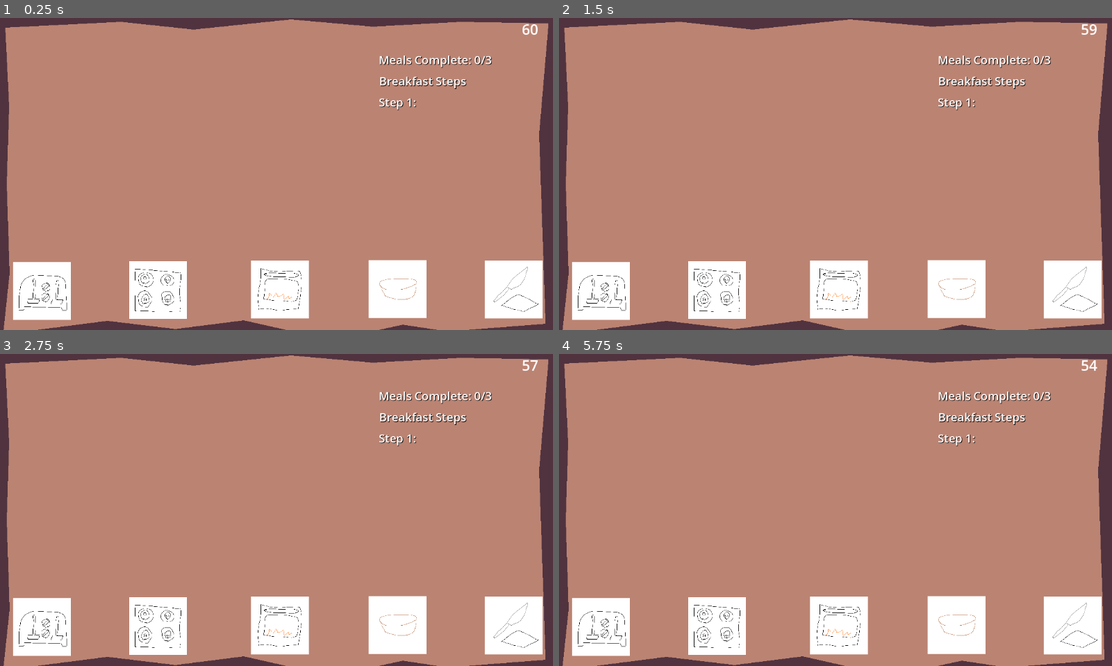
Above: before the commit, frames 1-4 (two rows, left to right).
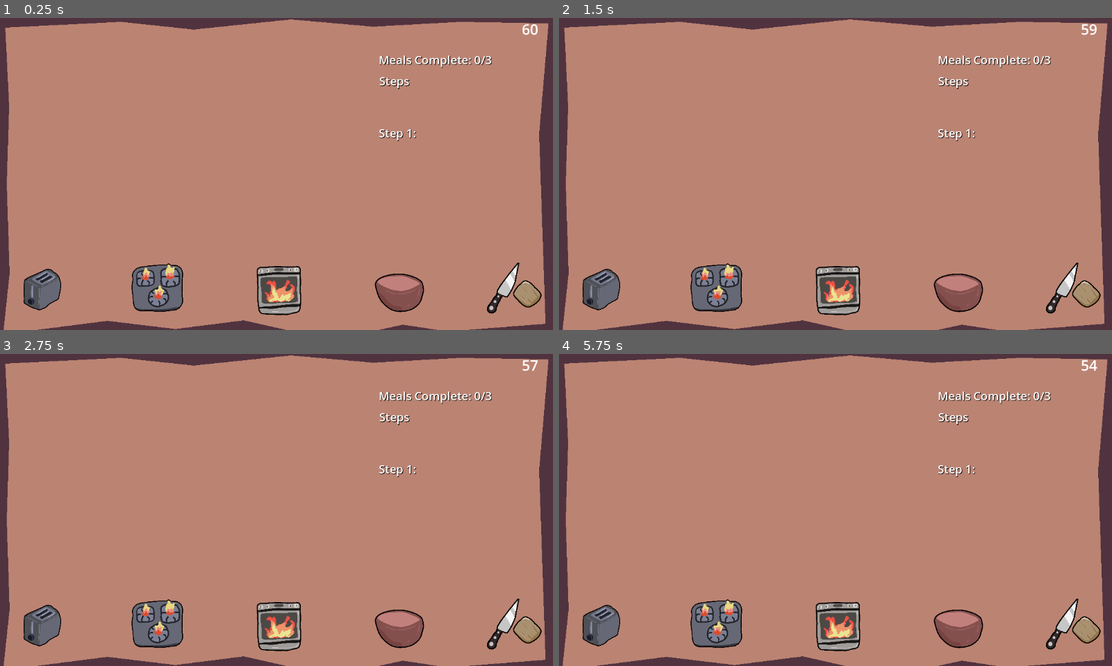
Above: after the commit, the same moments.

Repository: T0mGates/graham-crackers-project2
Game: Godot game, scene res://Scenes/food_prep.tscn
Two runs of this game, one before a commit and one after it. Both use one fixed random seed, a clock stepped at 60 frames per second and the inputs below. This scene is started directly instead of the project's main scene.
Inputs (mouse positions are in pixels of both pictures, inside the frame that each line leads up to):
- Up to frame 1 (0.25 s): no input
- Up to frame 2 (1.5 s): tap Enter at 0.5 s; move the mouse to (957, 158) at 0.52 s; click (957, 158) at 0.67 s; tap Space at 1.25 s; drag from (724, 189) to (807, 236) at 1.27 s
- Up to frame 3 (2.75 s): tap Enter at 2 s; move the mouse to (331, 441) at 2.02 s; click (331, 441) at 2.17 s
- Up to frame 4 (5.75 s): tap Space at 2.75, 4.25 s; drag from (807, 572) to (669, 463) at 2.77 s; tap Enter at 3.5 s; move the mouse to (1001, 556) at 3.52 s; click (1001, 556) at 3.67 s; drag from (669, 463) to (752, 432) at 4.27 s; move the mouse to (863, 510) at 5.02 s; click (863, 510) at 5.17 s

The runs differ from the first frame. In frame 1, 10% of the frame differs, in the area x 2-99%, y 18-97%; in frame 2, 10%; in frame 3, 10%; in frame 4, 10%.
Error before the commit: Invalid access of index '0' on a base object of type: 'Array'. (res://Scenes/food_prep.gd:63)
Error after the commit: Invalid operands 'String' and 'Nil' in operator '+'. (res://Scenes/food_prep.gd:63)

Commit message:
Updated Food Prep Scene

Diff:
--- a/Scenes/food_prep.gd
+++ b/Scenes/food_prep.gd
@@ -2,11 +2,12 @@
 
 # Constants
 const RECIPE_BOOK_PATH: 		String 		= "res://Scenes/recipes.json"
-const BREAKFAST_STR:			String		= "Breakfast Steps"
-const LUNCH_STR:				String		= "Lunch Steps"
-const DINNER_STR:				String		= "Dinner Steps"
+const BREAKFAST_STR:			String		= "Breakfast Steps:\n"
+const LUNCH_STR:				String		= "Lunch Steps:\n"
+const DINNER_STR:				String		= "Dinner Steps:\n"
 const MEALS_STR:				String		= "Meals Complete: "
 const TRY_AGAIN_STR:			String		= "Incorrect step. Try again!"
+const MAX_REDUCTION:			int			= 50
 
 # Timer object and label
 @onready var _timer:			Timer		= $"Timer"
@@ -59,7 +60,7 @@
 	_max_order		  = _curr_recipe.get("ingredients").size()
 
 	# Setting the labels
-	_meal_label.text  = BREAKFAST_STR
+	_meal_label.text  = BREAKFAST_STR + _curr_recipe.get("proper_name")
 	_step_label.text  = _curr_recipe.get("directions")[0]
 
 # Called every frame. 'delta' is the elapsed time since the previous frame.
@@ -82,7 +83,6 @@
 	Globals.dinner    = recipe_book.get(received_recipes[2])
 
 	# Place breakfast ingredients on screen
-	#print(Globals.breakfast.get("ingredients"))
 	for i in range(Globals.breakfast.get("ingredients").size()):
 
 		# Create and instantiate new ingredients node
@@ -90,8 +90,10 @@
 		new_ingredient.name  = "breakfast_%s" % Globals.breakfast.get("ingredients")[i]
 		new_ingredient.set_ing_name(Globals.breakfast.get("ingredients")[i])
 		new_ingredient.set_ing_id(i)
+
+		# Setting the sprite and scale
 		new_ingredient.set_sprite("%s" % Globals.breakfast.get("ingredients")[i])
-		new_ingredient.scale = Vector2(0.15, 0.15)#new_ingredient.scale / new_ingredient.texture.get_size()
+		new_ingredient.scale = Vector2(0.15, 0.15)
 
 		# Generating a random starting position
 		new_ingredient.set_start_pos(random_start_pos())
@@ -108,8 +110,10 @@
 		new_ingredient.name  = "lunch_%s" % Globals.lunch.get("ingredients")[i]
 		new_ingredient.set_ing_name(Globals.lunch.get("ingredients")[i])
 		new_ingredient.set_ing_id(i)
+
+		# Setting the sprite and scale
 		new_ingredient.set_sprite("%s" % Globals.lunch.get("ingredients")[i])
-		new_ingredient.scale = Vector2(0.15, 0.15)#new_ingredient.scale / new_ingredient.texture.get_size()
+		new_ingredient.scale = Vector2(0.15, 0.15)
 
 		# Generating a random starting position
 		new_ingredient.set_start_pos(random_start_pos())
@@ -126,6 +130,8 @@
 		new_ingredient.name  = "dinner_%s" % Globals.dinner.get("ingredients")[i]
 		new_ingredient.set_ing_name(Globals.dinner.get("ingredients")[i])
 		new_ingredient.set_ing_id(i)
+
+		# Setting the sprite and scale
 		new_ingredient.set_sprite("%s" % Globals.dinner.get("ingredients")[i])
 		new_ingredient.scale = Vector2(0.15, 0.15)
 
@@ -202,7 +208,6 @@
 
 			# Incrementing what meal the player is cooking
 			_recipes_complete	   += 1
-			Globals.stat_multiplier = _recipes_complete / 3
 			_reset_list.clear()
 
 			# If all the recipes are completed then finish cooking
@@ -213,13 +218,13 @@
 			match _recipes_complete:
 				1:
 					_curr_recipe	 = Globals.lunch
-					_meal_label.text = LUNCH_STR
+					_meal_label.text = LUNCH_STR + _curr_recipe.get("proper_name")
 				2:
 					_curr_recipe	 = Globals.dinner
-					_meal_label.text = DINNER_STR
+					_meal_label.text = DINNER_STR + _curr_recipe.get("proper_name")
 				_:
 					_curr_recipe	 = Globals.breakfast
-					_meal_label.text = BREAKFAST_STR
+					_meal_label.text = BREAKFAST_STR + _curr_recipe.get("proper_name")
 
 			# Setting the rest of the counter values and labels accordingly
 			_curr_order			 = 0
@@ -268,6 +273,16 @@
 	Globals.lunch_ing_obj.clear()
 	Globals.dinner_ing_obj.clear()
 
+	# Calculating meal completion modifier
+	var completion_penalty = ((float(3) - _recipes_complete) / 3) * MAX_REDUCTION
+	print(_recipes_complete)
+	print(completion_penalty)
+
+	# Applying meal completion modifier
+	Globals.cur_health     = Globals.cur_health - completion_penalty
+	Globals.cur_energy     = Globals.cur_energy - completion_penalty
+	Globals.cur_happiness  = Globals.cur_happiness - completion_penalty
+
 	# Instantiating end scene
 	load("res://Scenes/IntermediaryScene.tscn").instantiate()
 
--- a/Scenes/food_prep.tscn
+++ b/Scenes/food_prep.tscn
@@ -2,15 +2,15 @@
 
 [ext_resource type="Script" uid="uid://dog815jgb8elm" path="res://Scenes/food_prep.gd" id="1_7fvax"]
 [ext_resource type="Script" uid="uid://ttarcykcrck1" path="res://Scenes/toaster.gd" id="2_oqc0h"]
-[ext_resource type="Texture2D" uid="uid://c2jhxwllfqy6p" path="res://Assets/toaster_temp.png" id="3_7lkyw"]
+[ext_resource type="Texture2D" uid="uid://0o7mc8ahwcak" path="res://Assets/toaster.png" id="3_2f0d5"]
 [ext_resource type="Script" uid="uid://4anp30tp8osp" path="res://Scenes/stove.gd" id="4_7lkyw"]
-[ext_resource type="Texture2D" uid="uid://b88ivbl36ppgj" path="res://Assets/stove_temp.png" id="5_lht8r"]
+[ext_resource type="Texture2D" uid="uid://ceqx67iir142t" path="res://Assets/stove.png" id="5_3um7d"]
 [ext_resource type="Script" uid="uid://cv0hanpgt7ge5" path="res://Scenes/oven.gd" id="6_ywgo3"]
-[ext_resource type="Texture2D" uid="uid://cysjt0py7q3yn" path="res://Assets/oven_temp.png" id="7_vnyor"]
+[ext_resource type="Texture2D" uid="uid://dmmed7wjhmpal" path="res://Assets/oven.png" id="7_dwflw"]
 [ext_resource type="Script" uid="uid://dccis7koayty0" path="res://Scenes/bowl.gd" id="8_tb6s8"]
-[ext_resource type="Texture2D" uid="uid://mtwdiq63t217" path="res://Assets/bowl_temp.png" id="9_ogshp"]
+[ext_resource type="Texture2D" uid="uid://2f3id3f4iqw6" path="res://Assets/bowl.png" id="9_3k8ij"]
 [ext_resource type="Script" uid="uid://c8o7dt4i5t6fm" path="res://Scenes/knife.gd" id="9_t2uu6"]
-[ext_resource type="Texture2D" uid="uid://dgdupfdjcnrel" path="res://Assets/knife_temp.png" id="11_2f0d5"]
+[ext_resource type="Texture2D" uid="uid://c1jrmwh1oh8rw" path="res://Assets/knife.png" id="11_gj2eu"]
 [ext_resource type="Script" uid="uid://d2pkas78nhjqd" path="res://Scenes/cook_timer.gd" id="12_2f0d5"]
 
 [sub_resource type="RectangleShape2D" id="RectangleShape2D_lht8r"]
@@ -48,7 +48,7 @@
 metadata/_edit_lock_ = true
 
 [node name="Sprite2D" type="Sprite2D" parent="Toaster"]
-texture = ExtResource("3_7lkyw")
+texture = ExtResource("3_2f0d5")
 metadata/_edit_lock_ = true
 
 [node name="Stove" type="StaticBody2D" parent="." groups=["is_appliance"]]
@@ -61,7 +61,7 @@
 metadata/_edit_lock_ = true
 
 [node name="Sprite2D" type="Sprite2D" parent="Stove"]
-texture = ExtResource("5_lht8r")
+texture = ExtResource("5_3um7d")
 metadata/_edit_lock_ = true
 
 [node name="Oven" type="StaticBody2D" parent="." groups=["is_appliance"]]
@@ -74,7 +74,7 @@
 metadata/_edit_lock_ = true
 
 [node name="Sprite2D" type="Sprite2D" parent="Oven"]
-texture = ExtResource("7_vnyor")
+texture = ExtResource("7_dwflw")
 metadata/_edit_lock_ = true
 
 [node name="Bowl" type="StaticBody2D" parent="." groups=["is_appliance"]]
@@ -87,7 +87,7 @@
 metadata/_edit_lock_ = true
 
 [node name="Sprite2D" type="Sprite2D" parent="Bowl"]
-texture = ExtResource("9_ogshp")
+texture = ExtResource("9_3k8ij")
 metadata/_edit_lock_ = true
 
 [node name="Knife" type="StaticBody2D" parent="." groups=["is_appliance"]]
@@ -100,7 +100,7 @@
 metadata/_edit_lock_ = true
 
 [node name="Sprite2D" type="Sprite2D" parent="Knife"]
-texture = ExtResource("11_2f0d5")
+texture = ExtResource("11_gj2eu")
 metadata/_edit_lock_ = true
 
 [node name="Timer" type="Timer" parent="."]
@@ -134,18 +134,18 @@
 
 [node name="StepLabel" type="Label" parent="."]
 offset_left = 786.0
-offset_top = 158.0
+offset_top = 222.0
 offset_right = 1117.0
-offset_bottom = 200.0
+offset_bottom = 264.0
 theme_override_colors/font_shadow_color = Color(0, 0, 0, 1)
 text = "Step 1:"
 label_settings = SubResource("LabelSettings_2f0d5")
 
 [node name="ResultLabel" type="Label" parent="."]
 offset_left = 787.0
-offset_top = 202.0
+offset_top = 272.0
 offset_right = 1118.0
-offset_bottom = 244.0
+offset_bottom = 314.0
 label_settings = SubResource("LabelSettings_2f0d5")
 
 [connection signal="timeout" from="Timer" to="." method="_on_timer_timeout"]
--- a/Scenes/globals.gd
+++ b/Scenes/globals.gd
@@ -20,9 +20,6 @@
 # Timer value
 var timer_time: float		   = 60.0
 
-# Multiplier value
-var stat_multiplier: float	   = 1.0
-
 
 
 # FOR RECIPE SELECT SCREEN
@@ -34,10 +31,10 @@
 var cur_happiness: int 			= 70
 
 # FOR INTERMEDIARY SCENE
-var prev_money: int 				= 75
-var prev_health: int 				= 70
-var prev_energy: int				= 70
-var prev_happiness: int 			= 70
+var prev_money: int 			= 75
+var prev_health: int 			= 70
+var prev_energy: int			= 70
+var prev_happiness: int 		= 70
 
 # Called when the node enters the scene tree for the first time.
 func _ready() -> void:
--- a/Scenes/ingredient.gd
+++ b/Scenes/ingredient.gd
@@ -110,6 +110,7 @@
 
 	# File path for texture
 	var tex_path = "res://Assets/%s.png" % sprite_image_name
+	print("Name: %s" % sprite_image_name)
 
 	# If the file path exists then load it as a texture
 	if FileAccess.file_exists(tex_path):
@@ -117,7 +118,7 @@
 
 	# Use the default sprite if no file path exists
 	else:
-		tex.texture = load("res://icon.svg")
+		tex.texture = load("res://Assets/william_korean.png")
 
 	# Setting the collision shape to a rectangle shape
 	rect.size 		= tex.texture.get_size()
--- a/Scenes/intermediary_scene.gd
+++ b/Scenes/intermediary_scene.gd
@@ -3,7 +3,7 @@
 @onready var day_text: Label 		= $DayText
 @onready var label: Label 		= $Label
 
-const END_SCENE_PATH: String = "res://Scenes/EndScene.tscn"
+const NEXT_SCENE_PATH: String = "res://Scenes/recipe_select.tscn"
 
 # Called when the node enters the scene tree for the first time.
 func _ready() -> void:
@@ -46,9 +46,9 @@
 	Globals.prev_happiness = Globals.cur_happiness
 
 func _on_pressed():
-	var end_scene = load(END_SCENE_PATH).instantiate()
+	var end_scene = load(NEXT_SCENE_PATH).instantiate()
 	# Changing to the food prep scene
-	get_tree().change_scene_to_file(END_SCENE_PATH)
+	get_tree().change_scene_to_file(NEXT_SCENE_PATH)
 
 # Called every frame. 'delta' is the elapsed time since the previous frame.
 func _process(delta: float) -> void:
--- a/Scenes/recipe_select.gd
+++ b/Scenes/recipe_select.gd
@@ -223,9 +223,9 @@
 						day_text.text 		= "Day " + str(Globals.cur_day)
 						scenario_text.text 	= scenario_description
 
-						eod_health_diff 	= eod_health_diff_param * max(0.2, Globals.stat_multiplier)
-						eod_energy_diff 	= eod_energy_diff_param * max(0.2, Globals.stat_multiplier)
-						eod_happiness_diff 	= eod_happiness_diff_param * max(0.2, Globals.stat_multiplier)
+						eod_health_diff 	= eod_health_diff_param
+						eod_energy_diff 	= eod_energy_diff_param
+						eod_happiness_diff 	= eod_happiness_diff_param
 
 func on_recipe_btn_pressed(pressed_state: bool, btn_id: String):
 	print("%s toggled: %s" % [btn_id, pressed_state])
--- a/Scenes/recipes.json
+++ b/Scenes/recipes.json
@@ -206,7 +206,7 @@
 			"orc_eats_scroll"
 		],
 		"directions":[
-			"Step 1: Activate the scroll with fire from all sides."
+			"Step 1: Activate the scroll with\nfire from all sides."
 		],
 		"cook_conditions":[
 			"OVENED"
